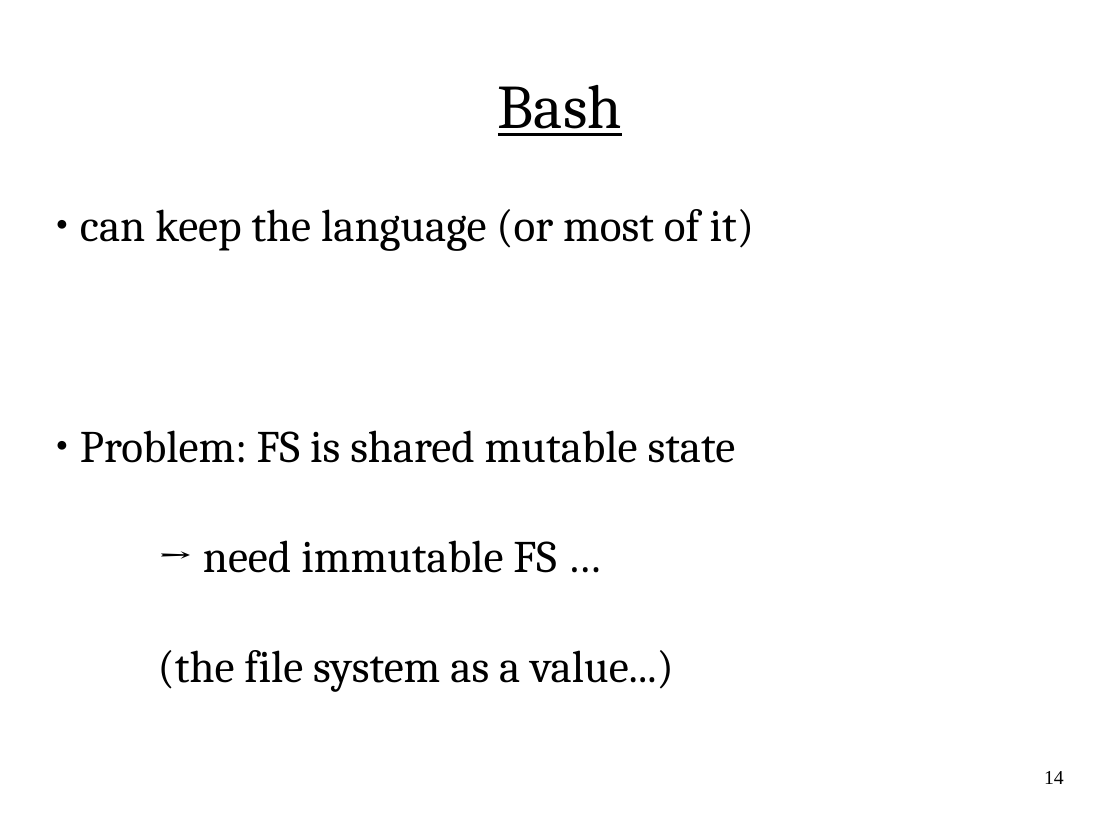
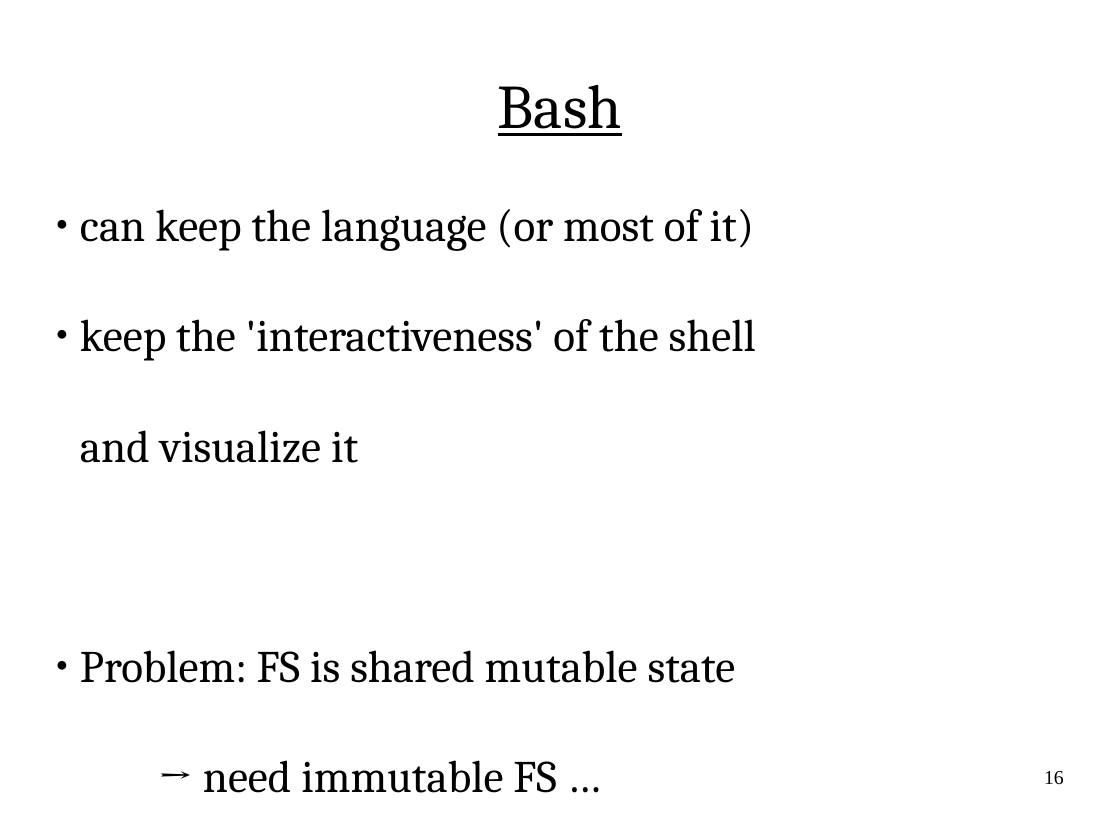
Before and after one commit to flange/drift-dev, a slide deck: slide 16 of presentation/hottopix/ht1.odp (slide 14 before the commit). Drawn at 1120x840 pixels with LibreOffice and Linux fonts; fonts in the diff are those of the drawing. Boxes give left, top, right and bottom in pixels: in the first picture for what was removed or moved away, otherwise in the second. Text is boxed around its words. In the diff, an @@ line names an element or a change of style, - is before the commit and + after.

```diff
--- a/presentation/hottopix/ht1.odp
+++ b/presentation/hottopix/ht1.odp
@@ subtitle at box(80, 319, 756, 463): paragraphs added @@
+● keep the 'interactiveness' of the shell
+and visualize it
@@ page number at box(1044, 771, 1064, 785): text changed @@
-14
+16
```
Also in this commit, not shown: 3 other slides changed, 2 slides added, 4 other files.
